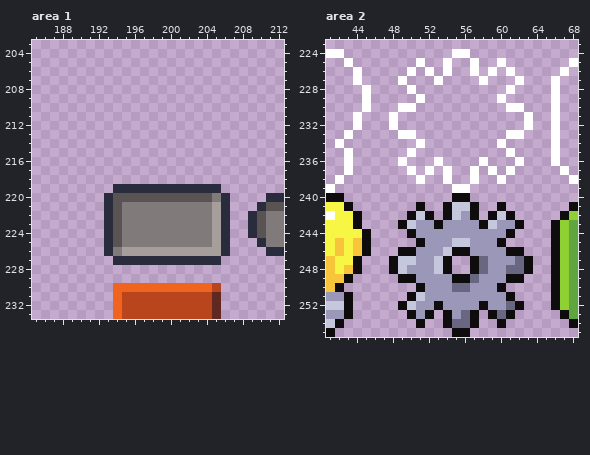
Two states of a pixel-art file, Assets/ms49/textures/ui/uiElements.aseprite. The picture above was drawn from the file before the commit.
256x256 pixels, 1 frame. Colours within 5 levels of each other are drawn and written as one. Shown: area 1: x 185..212, y 203..233; area 2: x 41..68, y 223..255.
The same view after the edit:
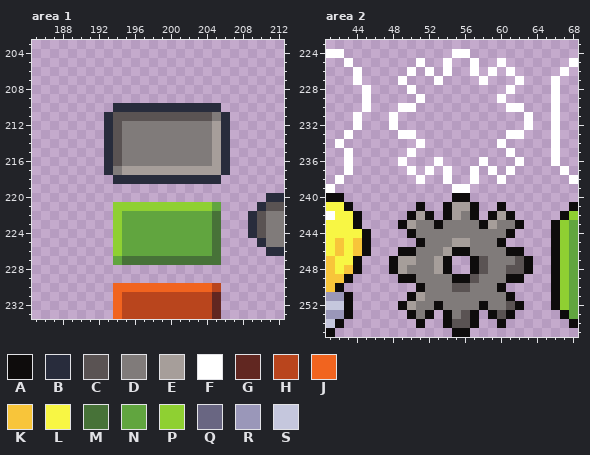
Palette (. is transparent): A #0e0c0c  B #282c3c  C #5a5353  D #807b7a  E #a69e9a  F #ffffff  G #612721  H #b9451d  J #f1641f  K #f8c53a  L #f8f644  M #477238  N #61a53f  P #8fd032  Q #696682  R #9a97b9  S #c5c7dd
Edits made:
{"where": "area 1, layer \"Layer\""}
{"y":210,"x":194,"old":"............","new":"BBBBBBBBBBBB"}
{"y":211,"x":193,"old":"..............","new":"BCCCCCCCCCCCDB"}
{"y":212,"x":193,"old":"..............","new":"BCDDDDDDDDDDEB"}
{"y":213,"x":193,"old":"..............","new":"BCDDDDDDDDDDEB"}
{"y":214,"x":193,"old":"..............","new":"BCDDDDDDDDDDEB"}
{"y":215,"x":193,"old":"..............","new":"BCDDDDDDDDDDEB"}
{"y":216,"x":193,"old":"..............","new":"BCDDDDDDDDDDEB"}
{"y":217,"x":193,"old":"..............","new":"BDEEEEEEEEEEEB"}
{"y":218,"x":194,"old":"............","new":"BBBBBBBBBBBB"}
{"y":219,"x":194,"old":"BBBBBBBBBBBB","new":"............"}
{"y":220,"x":193,"old":"BCCCCCCCCCCCDB","new":".............."}
{"y":221,"x":193,"old":"BCDDDDDDDDDDEB","new":".PPPPPPPPPPPN."}
{"y":222,"x":193,"old":"BCDDDDDDDDDDEB","new":".PNNNNNNNNNNM."}
{"y":223,"x":193,"old":"BCDDDDDDDDDDEB","new":".PNNNNNNNNNNM."}
{"y":224,"x":193,"old":"BCDDDDDDDDDDEB","new":".PNNNNNNNNNNM."}
{"y":225,"x":193,"old":"BCDDDDDDDDDDEB","new":".PNNNNNNNNNNM."}
{"y":226,"x":193,"old":"BDEEEEEEEEEEEB","new":".PNNNNNNNNNNM."}
{"y":227,"x":194,"old":"BBBBBBBBBBBB","new":"NMMMMMMMMMMM"}
{"where": "area 2, layer \"Layer\""}
{"y":241,"x":55,"old":"SS","new":"EE"}
{"y":242,"x":51,"old":"S","new":"E"}
{"y":242,"x":55,"old":"SR","new":"ED"}
{"y":242,"x":60,"old":"S","new":"E"}
{"y":243,"x":50,"old":"SRR","new":"EDD"}
{"y":243,"x":54,"old":"RRRR","new":"DDDD"}
{"y":243,"x":59,"old":"SRR","new":"EDD"}
{"y":244,"x":51,"old":"RRRRRRRRRR","new":"DDDDDDDDDD"}
{"y":245,"x":52,"old":"RRRSSRRR","new":"DDDEEDDD"}
{"y":246,"x":51,"old":"RRRS","new":"DDDE"}
{"y":246,"x":57,"old":"RRRR","new":"DDDD"}
{"y":247,"x":49,"old":"SSRRS","new":"EEDDE"}
{"y":247,"x":58,"old":"QRRRQ","new":"CDDDC"}
{"y":248,"x":49,"old":"SRRRS","new":"EDDDE"}
{"y":248,"x":58,"old":"QRRQQ","new":"CDDCC"}
{"y":249,"x":51,"old":"RRRR","new":"DDDD"}
{"y":249,"x":57,"old":"QRRR","new":"CDDD"}
{"y":250,"x":52,"old":"RRRQQRRR","new":"DDDCCDDD"}
{"y":251,"x":51,"old":"SRRRRRRRRR","new":"EDDDDDDDDD"}
{"y":252,"x":50,"old":"SRR","new":"EDD"}
{"y":252,"x":54,"old":"RRRR","new":"DDDD"}
{"y":252,"x":59,"old":"RRQ","new":"DDC"}
{"y":253,"x":51,"old":"R","new":"D"}
{"y":253,"x":55,"old":"RQ","new":"DC"}
{"y":253,"x":60,"old":"Q","new":"C"}
{"y":254,"x":55,"old":"QQ","new":"CC"}
{"label":"changed","picture_box":[104,103,230,265]}
{"label":"changed","picture_box":[398,202,524,328]}
